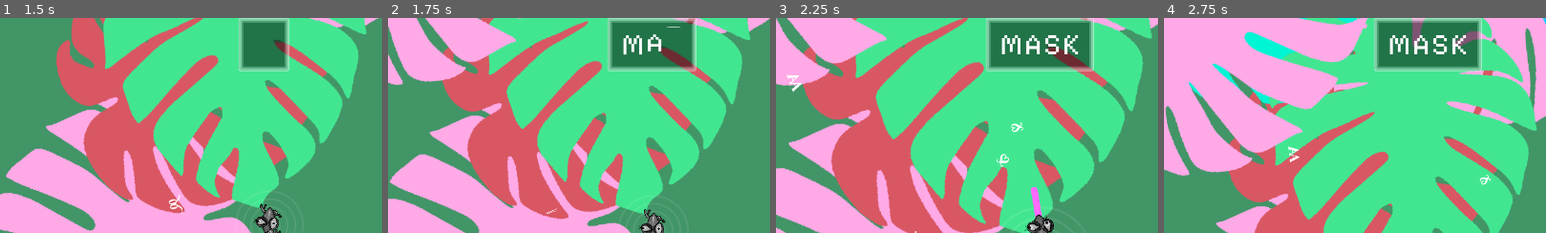
Above: before the commit, frames 1-4 (left to right).
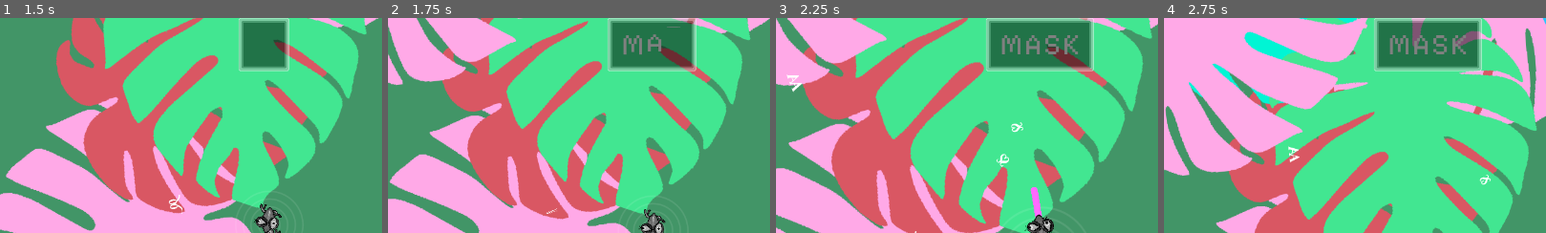
Above: after the commit, the same moments.

Repository: bjornarprytz/mask
Game: Godot game, scene res://splash.tscn
The game is run twice, just before and just after one commit, with the same random seed, the same clock (stepped at 60 frames per second) and the same inputs. Sound files missing from this copy of the repository are replaced by a short silence.
Inputs (mouse positions are % of the whole screen's width and height, from its top left):
- Up to frame 1 (1.5 s): tap Enter at 0.5 s; move the mouse to (72, 45) at 0.52 s; hold Right (ui_right) 0.53-1.25 s; hold Space (chamele) 0.53-1.25 s; click (72, 45) at 0.8 s; click "Start" at 1.25 s
- Up to frame 2 (1.75 s): no input
- Up to frame 3 (2.25 s): move the mouse to (46, 6) at 2.02 s; hold Down (ui_down) from 2.03 s (still down); click (46, 6) at 2.1 s
- Up to frame 4 (2.75 s): keep holding Down (ui_down); tap Space (chamele) at 2.3 s
The pictures show only the part of the screen within x 16-66%, y 0-50%; the shares and areas given below are measured in that part.

Frame 1 is identical in both runs. In frame 2, 0.4% of the frame differs, in the area x 61-77%, y 4-18%; in frame 3, 0.8%, in the area x 59-79%, y 8-17%; in frame 4, 0.8%.

Commit message:
cancellable shoot

Diff:
--- a/src/actions/shoot.gd
+++ b/src/actions/shoot.gd
@@ -13,6 +13,7 @@
 
 var time_tween: Tween
 var camera_tween: Tween
+var is_firing: bool = false
 
 
 func _ready() -> void:
@@ -43,6 +44,7 @@
 
 
 func fire():
+	is_firing = true
 	var aim = Controls.get_aim(global_position)
 	tongue.shoot(global_position + aim.normalized() * shoot_range)
 	tongue.hit.connect(_on_hit, CONNECT_ONE_SHOT)
@@ -58,6 +60,14 @@
 	fly.die()
 	Events.hit_letter.emit(fly.letter)
 
+func cancel() -> bool:
+	if is_firing == true:
+		return false
+	_move_camera_to_zoom(orig_zoom, 0.3)
+	_move_time_to_target(1.0, 0.2)
+	_clean_up()
+
+	return true
 
 func _clean_up() -> void:
 	if time_tween != null and time_tween.is_running():
--- a/src/chameleonardo/chameleonardo.gd
+++ b/src/chameleonardo/chameleonardo.gd
@@ -37,6 +37,11 @@
 		shoot_action.fire()
 		await shoot_action.finished
 		is_shooting = false
+	if event.is_action_pressed("cancel"):
+		if (is_shooting == false):
+			return
+		if shoot_action.cancel():
+			is_shooting = false
 	if event.is_action_pressed("chamele"):
 		_chamele()
 
--- a/src/letter_block.gd
+++ b/src/letter_block.gd
@@ -10,8 +10,6 @@
 
 func score(color: Color) -> Tween:
 	is_scored = true
-	if (color == Color.WHITE):
-		color = Color.WEB_GRAY
 	var tween = create_tween()
 	tween.tween_property(self, "modulate", color, .5)
 	return tween
--- a/src/letter_block.tscn
+++ b/src/letter_block.tscn
@@ -3,6 +3,7 @@
 [ext_resource type="Script" uid="uid://63la4a6j0won" path="res://letter_block.gd" id="1_8xgqk"]
 
 [node name="LetterBlock" type="RichTextLabel"]
+modulate = Color(0.5019608, 0.5019608, 0.5019608, 1)
 text = "A"
 fit_content = true
 autowrap_mode = 0
--- a/src/project.godot
+++ b/src/project.godot
@@ -122,6 +122,13 @@
 , Object(InputEventJoypadButton,"resource_local_to_scene":false,"resource_name":"","device":-1,"button_index":0,"pressure":0.0,"pressed":true,"script":null)
 ]
 }
+cancel={
+"deadzone": 0.2,
+"events": [Object(InputEventMouseButton,"resource_local_to_scene":false,"resource_name":"","device":-1,"window_id":0,"alt_pressed":false,"shift_pressed":false,"ctrl_pressed":false,"meta_pressed":false,"button_mask":2,"position":Vector2(342, 18),"global_position":Vector2(351, 66),"factor":1.0,"button_index":2,"canceled":false,"pressed":true,"double_click":false,"script":null)
+, Object(InputEventJoypadMotion,"resource_local_to_scene":false,"resource_name":"","device":-1,"axis":4,"axis_value":1.0,"script":null)
+, Object(InputEventJoypadButton,"resource_local_to_scene":false,"resource_name":"","device":-1,"button_index":9,"pressure":0.0,"pressed":true,"script":null)
+]
+}
 
 [layer_names]
 
Not shown, changed: readme.md
